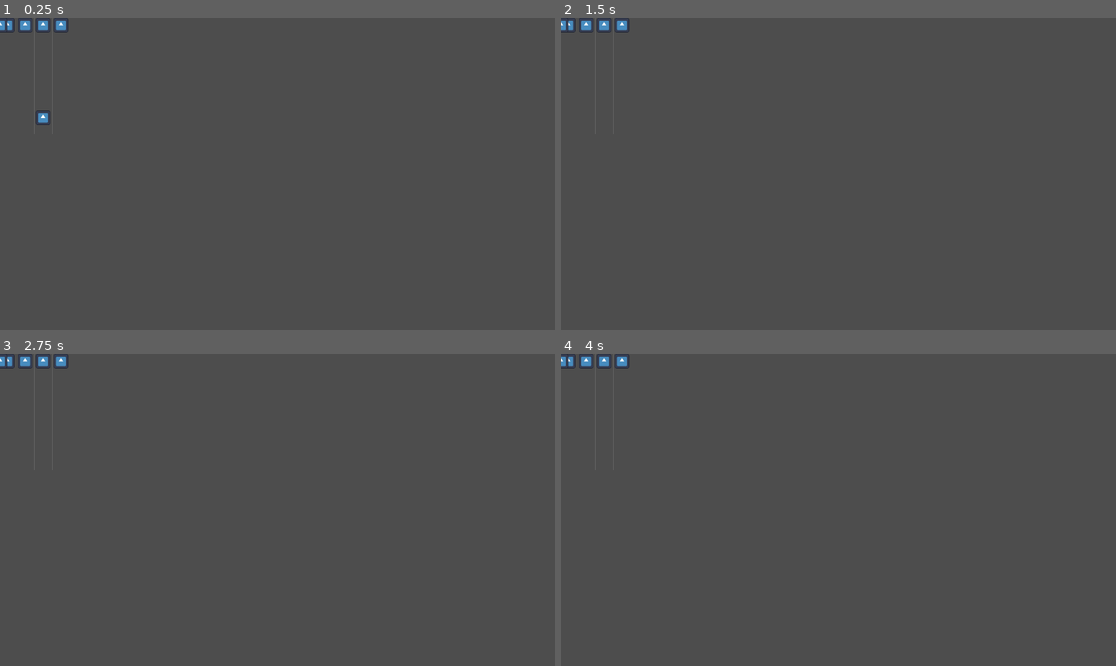
Above: before the commit, frames 1-4 (two rows, left to right).
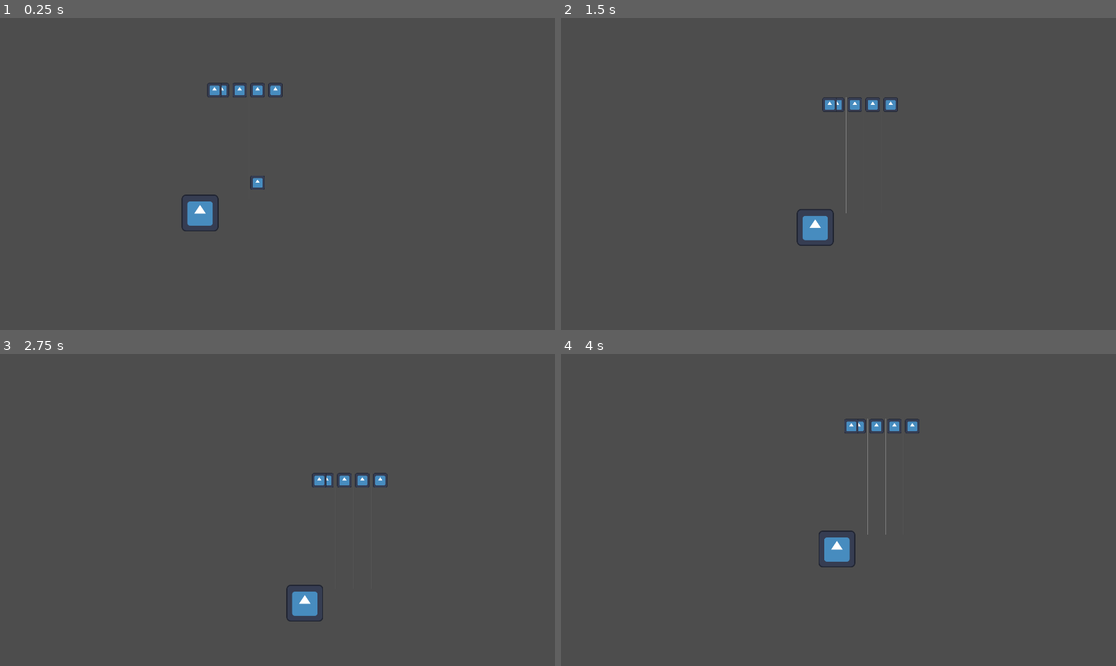
Above: after the commit, the same moments.

Repository: K0RIS/WinterMelonJam2023
Game: Godot game, scene res://assets/scenes/Debug.tscn
The game is run twice, just before and just after one commit, with the same random seed, the same clock (stepped at 60 frames per second) and the same inputs. The project has no main scene, so this scene is started directly. The engine's default icon, where the game draws it, is replaced by a stand-in: a white triangle on a blue panel in a dark square. Sound files missing from this copy of the repository are replaced by a short silence.
Inputs:
- Up to frame 1 (0.25 s): no input
- Up to frame 2 (1.5 s): hold D (move_right, bound only after the commit) 0.53-1.28 s; hold S (move_down, bound only after the commit) from 1.28 s (still down)
- Up to frame 3 (2.75 s): release S (move_down, bound only after the commit) at 2.03 s; hold D (move_right, bound only after the commit) from 2.03 s (still down)
- Up to frame 4 (4 s): release D (move_right, bound only after the commit) at 2.78 s; hold W (move_up, bound only after the commit) 2.78-3.53 s; hold A (move_left, bound only after the commit) from 3.53 s (still down)

The runs differ from the first frame. In frame 1, 1.3% of the frame differs, in the area x 0-51%, y 0-69%; in frame 2, 1.2%; in frame 3, 1.1%; in frame 4, 1.2%.

Commit message:
Simple player controller

Diff:
--- a/assets/scenes/Debug.tscn
+++ b/assets/scenes/Debug.tscn
@@ -1,7 +1,8 @@
 [gd_scene load_steps=2 format=3 uid="uid://bvvn2bewsv4yx"]
 
-[ext_resource type="PackedScene" uid="uid://bmiuichhpkbl6" path="res://assets/scenes/RhythmGame.tscn" id="1_qpmfg"]
+[ext_resource type="PackedScene" uid="uid://bjpfhk24pvsg2" path="res://assets/scenes/Player.tscn" id="2_l7aqk"]
 
 [node name="Debug" type="Node2D"]
 
-[node name="RhythmGame" parent="." instance=ExtResource("1_qpmfg")]
+[node name="Player" parent="." instance=ExtResource("2_l7aqk")]
+position = Vector2(692, 675)
--- /dev/null
+++ b/assets/scenes/Player.tscn
@@ -0,0 +1,14 @@
+[gd_scene load_steps=4 format=3 uid="uid://bjpfhk24pvsg2"]
+
+[ext_resource type="Script" path="res://assets/scripts/Player.gd" id="1_7dipb"]
+[ext_resource type="Texture2D" uid="uid://cuvq7up0uk2f8" path="res://assets/icon.svg" id="2_3jt1k"]
+[ext_resource type="PackedScene" uid="uid://bmiuichhpkbl6" path="res://assets/scenes/RhythmGame.tscn" id="3_cg5vr"]
+
+[node name="Player" type="CharacterBody2D"]
+script = ExtResource("1_7dipb")
+
+[node name="Sprite2D" type="Sprite2D" parent="."]
+texture = ExtResource("2_3jt1k")
+
+[node name="RhythmGame" parent="." instance=ExtResource("3_cg5vr")]
+position = Vector2(50, -50)
--- a/assets/scenes/RhythmGame.tscn
+++ b/assets/scenes/RhythmGame.tscn
@@ -10,6 +10,7 @@
 
 [node name="SongTrack" type="AudioStreamPlayer2D" parent="."]
 stream = ExtResource("2_imu0c")
+autoplay = true
 
 [node name="FluteTrack" type="AudioStreamPlayer2D" parent="."]
 
@@ -20,8 +21,12 @@
 
 [node name="Lanes" type="HFlowContainer" parent="ArrowRig"]
 layout_mode = 1
+anchors_preset = 2
+anchor_top = 1.0
+anchor_bottom = 1.0
+offset_top = -400.0
 offset_right = 567.0
-offset_bottom = 1633.0
+grow_vertical = 0
 
 [node name="Lane1" type="VFlowContainer" parent="ArrowRig/Lanes"]
 custom_minimum_size = Vector2(50, 400)
--- /dev/null
+++ b/assets/scripts/Player.gd
@@ -0,0 +1,12 @@
+extends CharacterBody2D
+
+@export var speed = 15000.0 #pixels/s
+
+func _physics_process(delta):
+	velocity =  Input.get_axis("move_left", "move_right") * Vector2.RIGHT
+	velocity += Input.get_axis("move_up", "move_down") * Vector2.DOWN
+
+	velocity = velocity.normalized()
+	velocity *= speed * delta
+
+	move_and_slide()
--- a/project.godot
+++ b/project.godot
@@ -41,3 +41,23 @@
 "events": [Object(InputEventKey,"resource_local_to_scene":false,"resource_name":"","device":-1,"window_id":0,"alt_press …(182 unchanged characters)…
 ]
 }
+move_left={
+"deadzone": 0.5,
+"events": [Object(InputEventKey,"resource_local_to_scene":false,"resource_name":"","device":-1,"window_id":0,"alt_pressed":false,"shift_pressed":false,"ctrl_pressed":false,"meta_pressed":false,"pressed":false,"keycode":0,"physical_keycode":65,"key_label":0,"unicode":97,"echo":false,"script":null)
+]
+}
+move_right={
+"deadzone": 0.5,
+"events": [Object(InputEventKey,"resource_local_to_scene":false,"resource_name":"","device":-1,"window_id":0,"alt_pressed":false,"shift_pressed":false,"ctrl_pressed":false,"meta_pressed":false,"pressed":false,"keycode":0,"physical_keycode":68,"key_label":0,"unicode":100,"echo":false,"script":null)
+]
+}
+move_up={
+"deadzone": 0.5,
+"events": [Object(InputEventKey,"resource_local_to_scene":false,"resource_name":"","device":-1,"window_id":0,"alt_pressed":false,"shift_pressed":false,"ctrl_pressed":false,"meta_pressed":false,"pressed":false,"keycode":0,"physical_keycode":87,"key_label":0,"unicode":119,"echo":false,"script":null)
+]
+}
+move_down={
+"deadzone": 0.5,
+"events": [Object(InputEventKey,"resource_local_to_scene":false,"resource_name":"","device":-1,"window_id":0,"alt_pressed":false,"shift_pressed":false,"ctrl_pressed":false,"meta_pressed":false,"pressed":false,"keycode":0,"physical_keycode":83,"key_label":0,"unicode":115,"echo":false,"script":null)
+]
+}
Not shown, added: assets/scenes/PlaDEAF.tmp
